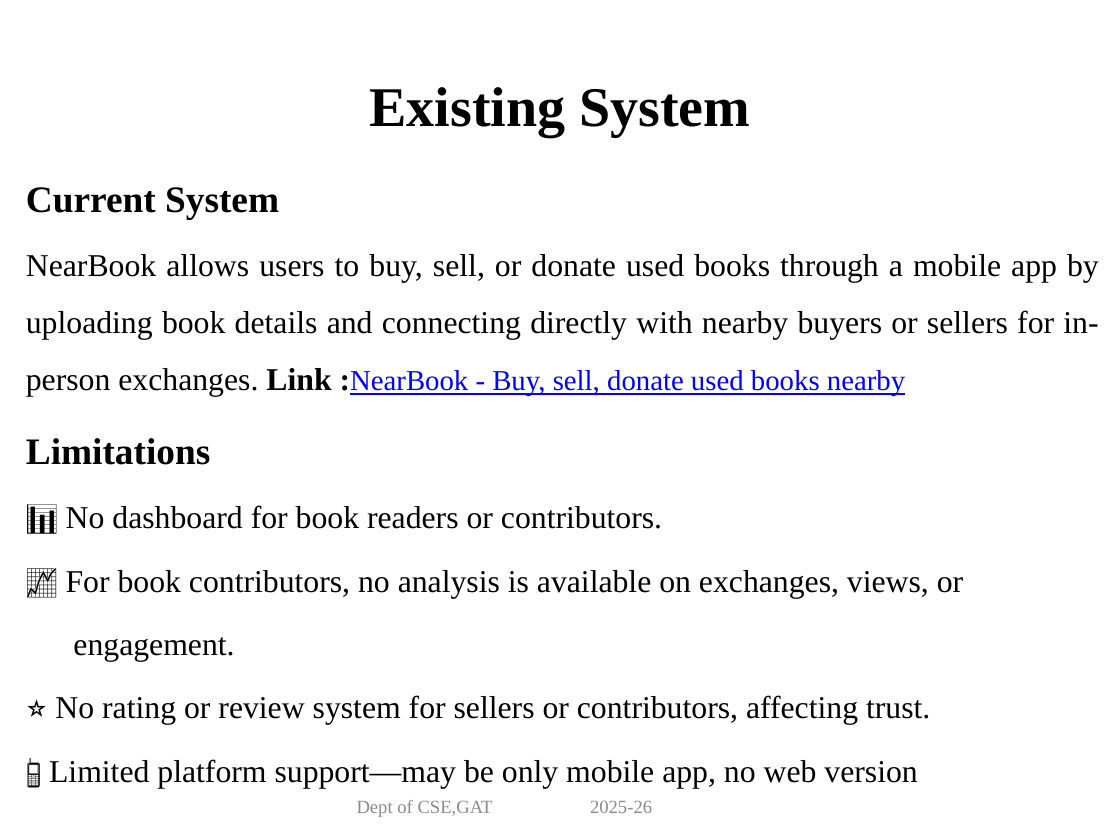
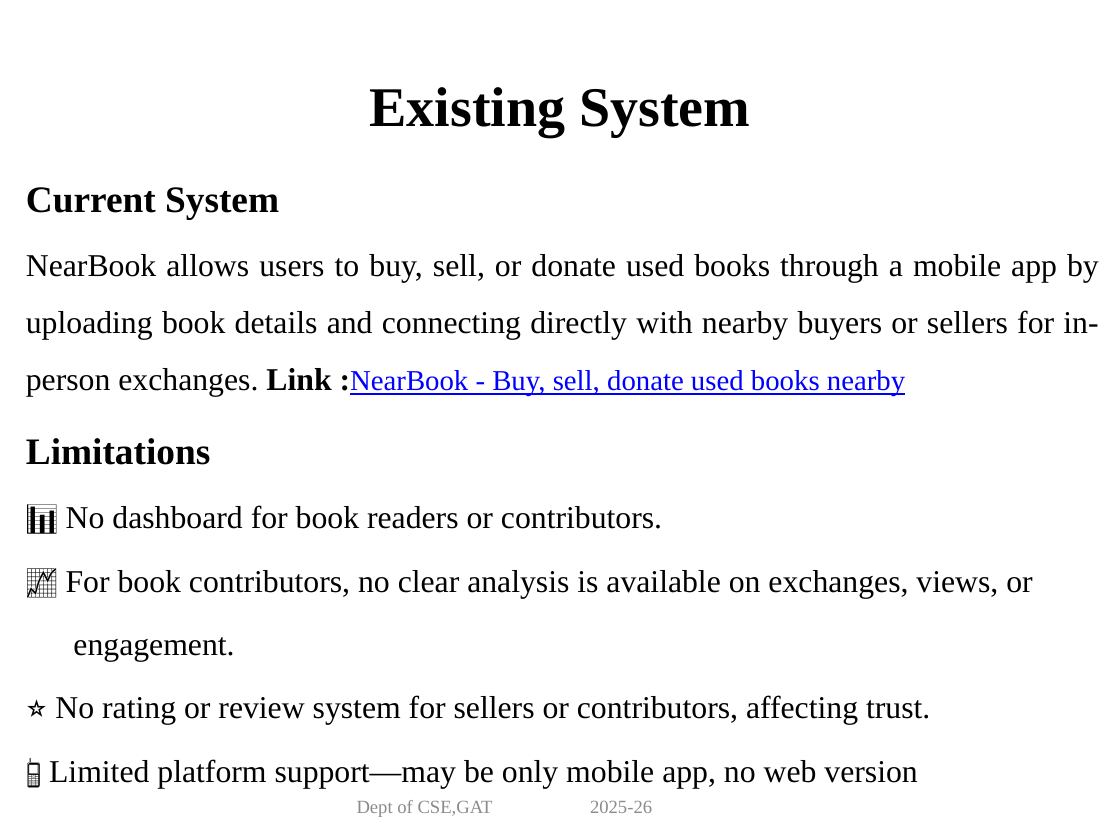
Before and after one commit to Vigneshp89511/miniproject-bookmates-, a slide deck: slide 4 of documentation/PPT/Mini_Project_BookMates.pptx. Drawn at 1120x840 pixels with LibreOffice and Linux fonts; fonts in the diff are those of the drawing. Boxes give left, top, right and bottom in pixels: in the first picture for what was removed or moved away, otherwise in the second. Text is boxed around its words. In the diff, an @@ line names an element or a change of style, - is before the commit and + after.

Commit message:
Updated the PPT

```diff
--- a/documentation/PPT/Mini_Project_BookMates.pptx
+++ b/documentation/PPT/Mini_Project_BookMates.pptx
@@ text at [66, 570, 1032, 598]: text changed @@
-📈 For book contributors, no analysis is available on exchanges, views, or
+📈 For book contributors, no clear analysis is available on exchanges, views, or
```
Also in this commit, not shown: 2 other slides changed.
